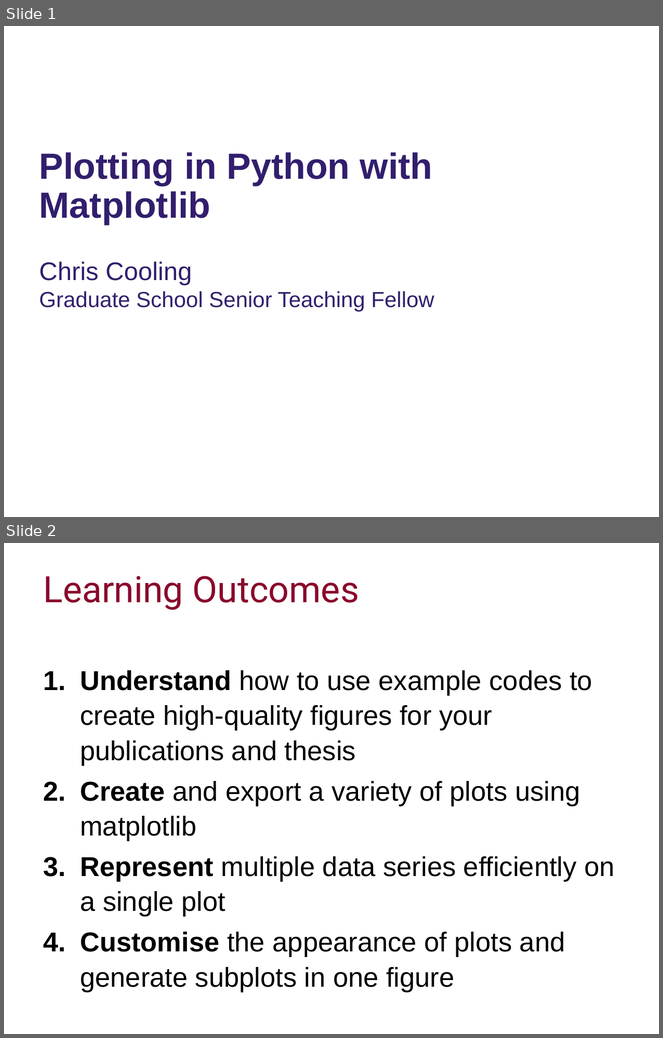
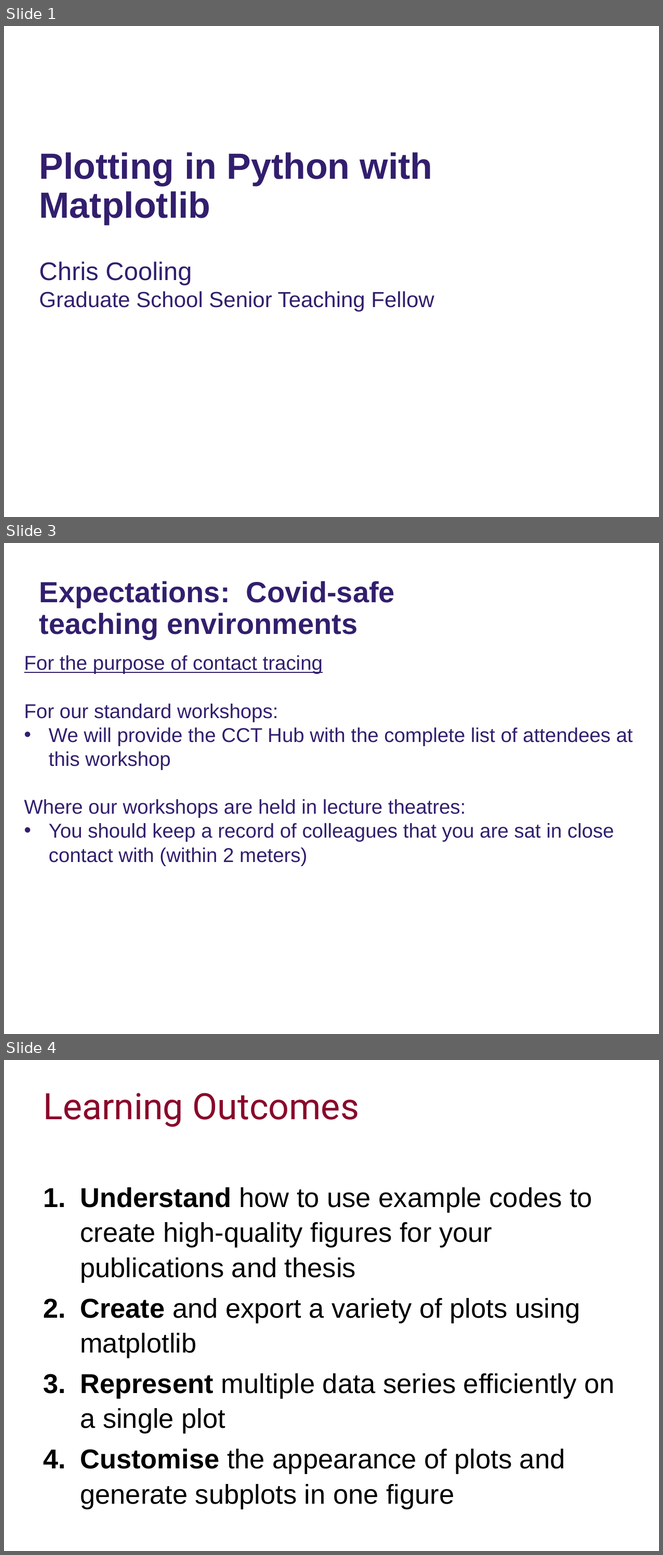
Before and after one commit to ImperialCollegeLondon/RCDS-plotting-in-python-with-matplotlib, a slide deck: Plotting in Python with Matplotlib Slides.pptx. Shown one above the other, each under a label of ours: slides 1 and 2 before the commit, slides 1, 3 and 4 after it; the slides between them are not shown. The pictures are 663x1038 and 663x1555 pixels, drawn with LibreOffice and Linux fonts; fonts in the diff are those of the drawing; background and template pictures are left out. Boxes give left, top, right and bottom in pixels: in the first picture for what was removed or moved away, otherwise in the second. Text is boxed around its words. In the diff, an @@ line names an element or a change of style, - is before the commit and + after.

Commit message:
Added Covid slides

```diff
--- a/Plotting in Python with Matplotlib Slides.pptx
+++ b/Plotting in Python with Matplotlib Slides.pptx
@@ slide 3 added at bbox=[4, 543, 659, 1034], background #FFFFFF @@
@@ text added at bbox=[39, 581, 395, 639], 32 pt, text #321E6D, bold @@
+Expectations: Covid-safe teaching environments
@@ subtitle added at bbox=[24, 655, 633, 866], 22 pt, text #321E6D @@
+For the purpose of contact tracing
+For our standard workshops:
+• We will provide the CCT Hub with the complete list of attendees at this workshop
+Where our workshops are held in lecture theatres:
+• You should keep a record of colleagues that you are sat in close contact with (within 2 meters)
@@ what was slide 2 is now slide 4 @@
```
Also in this commit, not shown: 1 other slide added.
